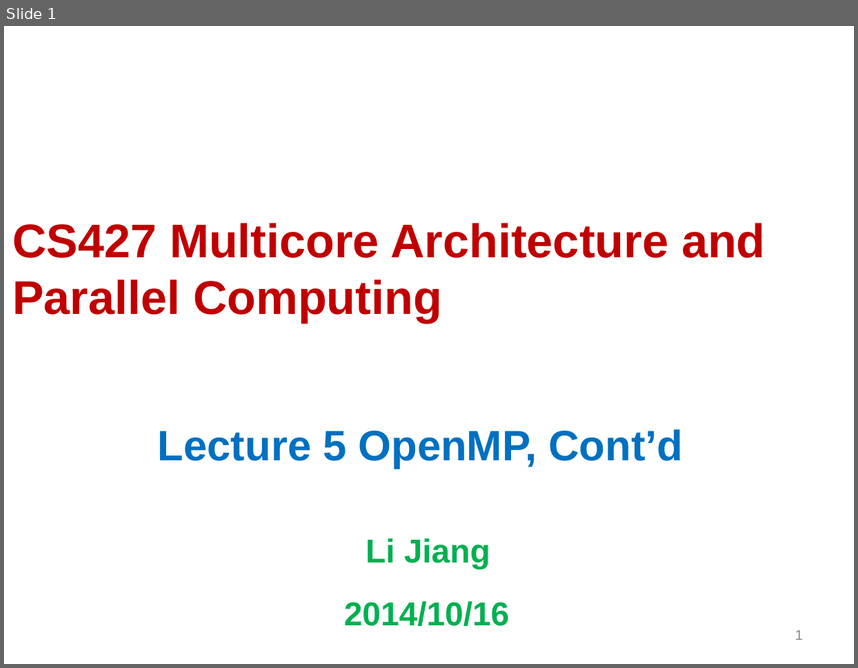
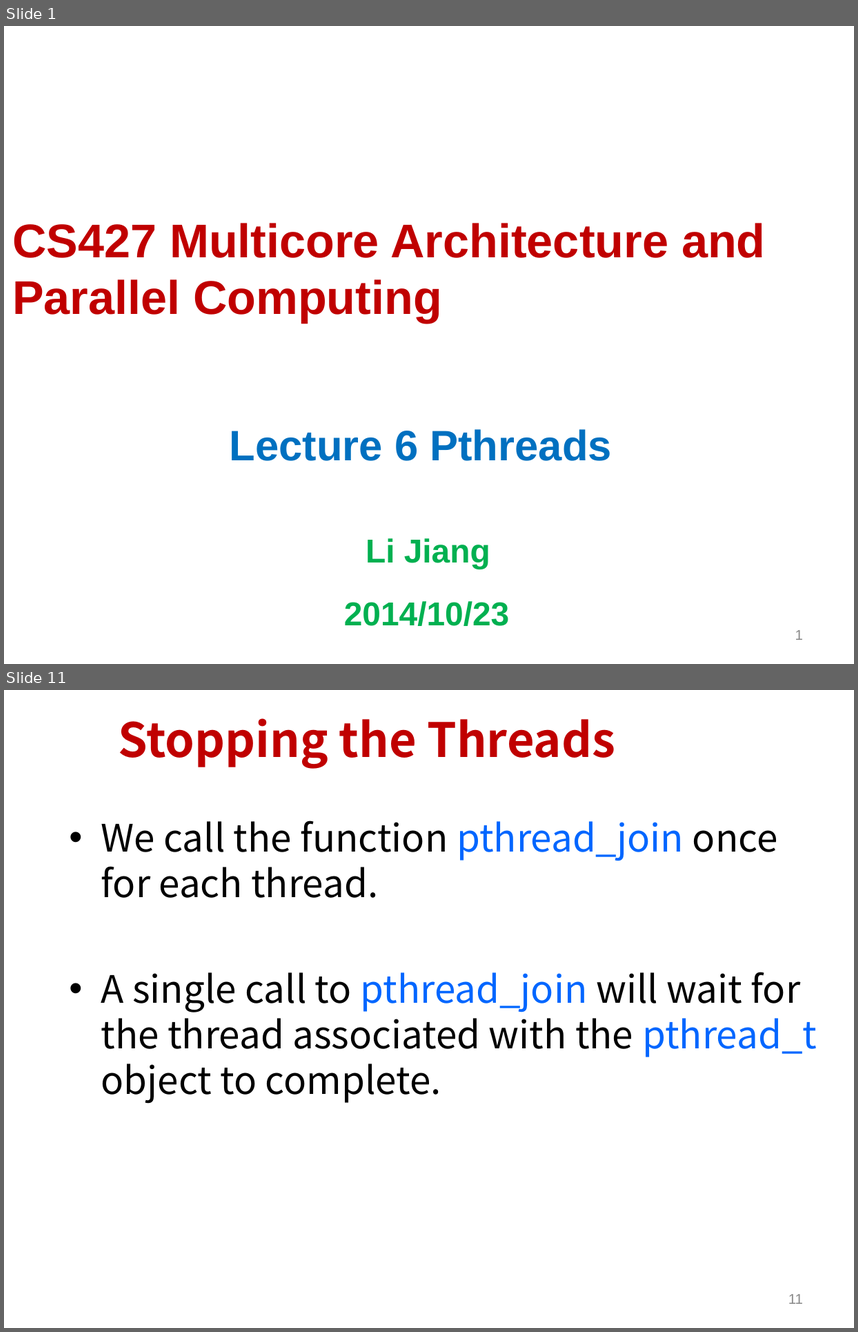
Before and after one commit to Tevic/CS427, a slide deck: files/Lecture05.pptx. Shown one above the other, each under a label of ours: slide 1 before the commit, slides 1 and 11 after it; the slides between them are not shown. The pictures are 858x668 and 858x1332 pixels, drawn with LibreOffice and Linux fonts; fonts in the diff are those of the drawing; background and template pictures are left out. Boxes give left, top, right and bottom in pixels: in the first picture for what was removed or moved away, otherwise in the second. Text is boxed around its words. In the diff, an @@ line names an element or a change of style, - is before the commit and + after.

```diff
--- a/files/Lecture05.pptx
+++ b/files/Lecture05.pptx
@@ slide 11 added at (4,690,854,1328), background #FFFFFF @@
@@ title added at (119,718,615,769), 40 pt, text #C00000, bold @@
+Stopping the Threads
@@ text added at (101,820,817,1103), 32 pt, text #000000 @@
+• We call the function pthread_join once for each thread.
+• A single call to pthread_join will wait for the thread associated with the pthread_t object to complete.
@@ page number added at (789,1294,803,1303), 12 pt, text #898989 @@
+11
@@ slide 1 changed as well @@
@@ subtitle at (230,429,611,461): text changed @@
-Lecture 5 OpenMP, Cont’d
+Lecture 6 Pthreads
@@ subtitle at (344,601,510,626): text changed @@
-2014/10/16
+2014/10/23
```
Also in this commit, not shown: 1 other slide changed, 48 other slides added, 43 slides removed, 15 other files.
